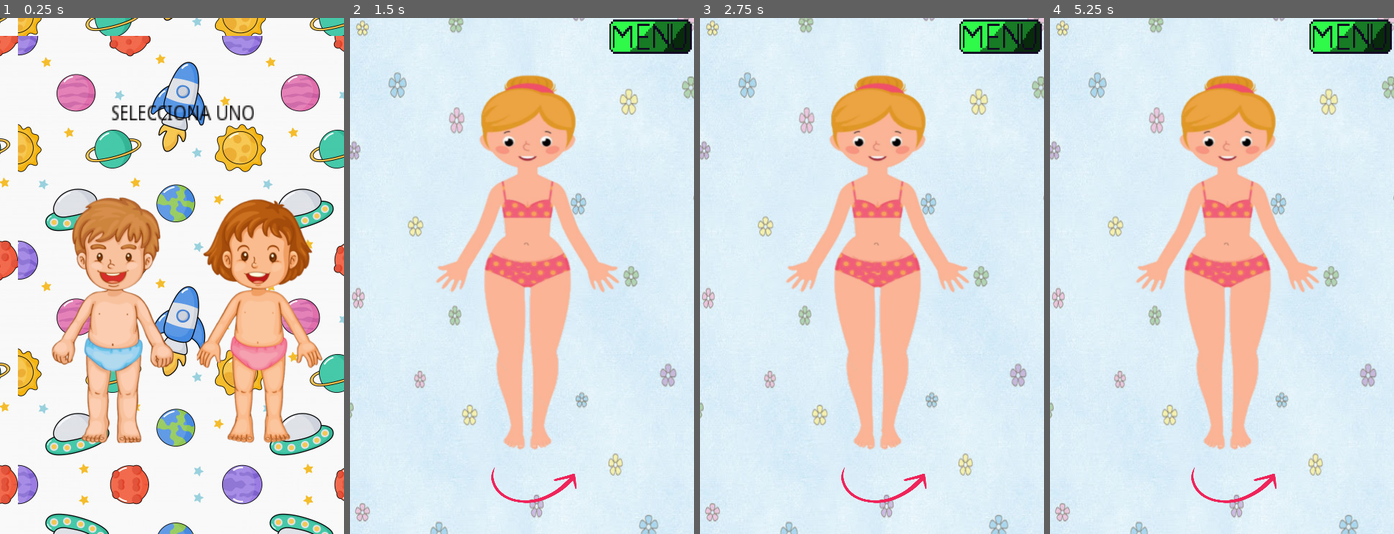
Above: before the commit, frames 1-4 (left to right).
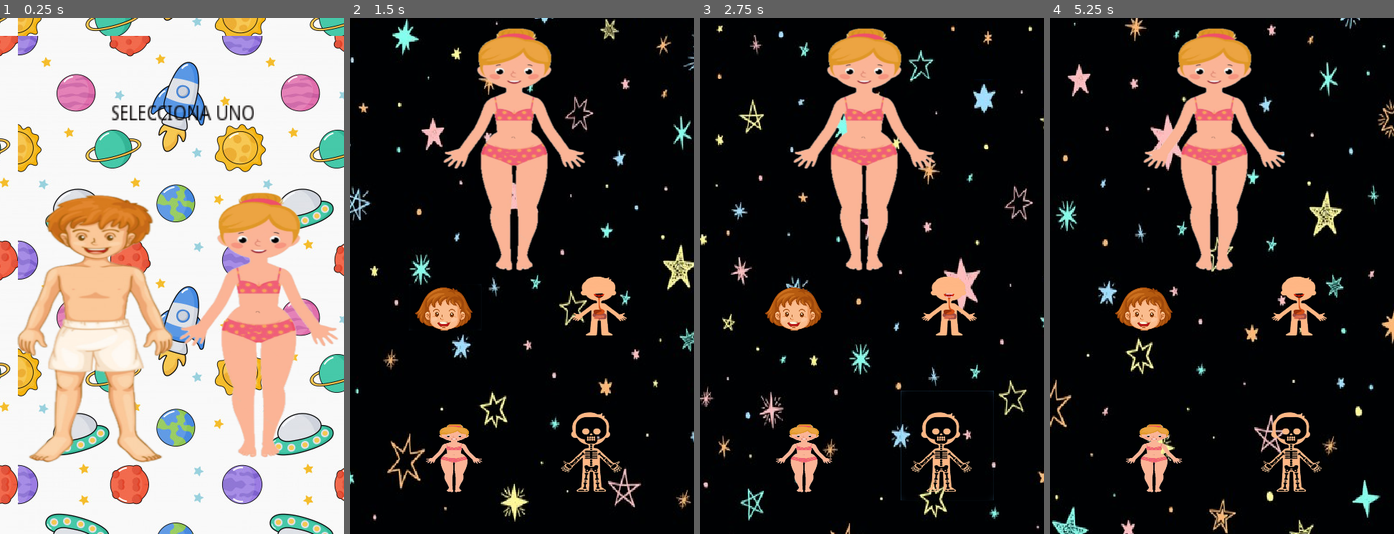
Above: after the commit, the same moments.

Repository: CristinaVinanzaca/vinculacion
Game: Godot game, scene res://Menuinicio.tscn
The game is run twice, just before and just after one commit, with the same random seed, the same clock (stepped at 60 frames per second) and the same inputs.
Inputs (mouse positions are in pixels of both pictures, inside the frame that each line leads up to; where the layout moved, square brackets give the same spot in the first picture):
- Up to frame 1 (0.25 s): no input
- Up to frame 2 (1.5 s): click (652, 322) [604, 317] at 0.5 s; click (446, 306) at 1.27 s
- Up to frame 3 (2.75 s): click (947, 446) at 2.02 s
- Up to frame 4 (5.25 s): click (1308, 312) at 2.77 s; click (1153, 456) at 3.52 s; click (1352, 38) at 4.25 s; click (1235, 167) at 5 s

The runs differ from the first frame. In frame 1, 21% of the frame differs, in the area x 5-99%, y 33-87%; in frame 2, 98%, in the area x 0-100%, y 0-100%; in frame 3, 98%; in frame 4, 98%.

Commit message:
menu de opciones
se cambio las imagens de menu de inicio
se agrego un menu de inicio
con mas imagenes

Diff:
--- /dev/null
+++ b/vinculacionppp/Menudeopciones.tscn
@@ -0,0 +1,80 @@
+[gd_scene load_steps=7 format=2]
+
+[ext_resource path="res://cuerpo (2).png" type="Texture" id=1]
+[ext_resource path="res://escenas/Fondodeestrellas.tscn" type="PackedScene" id=2]
+[ext_resource path="res://imagen/cuerposXD/niñaFrenteSF.png" type="Texture" id=3]
+[ext_resource path="res://imagen/WhatsApp_Image_2020-09-24_at_21.17.02-removebg-preview.png" type="Texture" id=4]
+[ext_resource path="res://imagen/WhatsApp_Image_2020-09-24_at_21.17.03-removebg-preview.png" type="Texture" id=5]
+[ext_resource path="res://escenas/Menudeopciones.gd" type="Script" id=6]
+
+[node name="Menudeactividades" type="Control"]
+margin_right = 483.0
+margin_bottom = 720.0
+script = ExtResource( 6 )
+__meta__ = {
+"_edit_use_anchors_": false
+}
+
+[node name="VBoxbotones" type="VBoxContainer" parent="."]
+margin_left = 18.8775
+margin_top = 22.653
+margin_right = 58.8775
+margin_bottom = 62.653
+rect_scale = Vector2( 11.1241, 16.4135 )
+__meta__ = {
+"_edit_use_anchors_": false
+}
+
+[node name="partesdecara" type="Button" parent="."]
+margin_left = 81.6427
+margin_top = 371.121
+margin_right = 491.643
+margin_bottom = 663.121
+rect_scale = Vector2( 0.247458, 0.223767 )
+icon = ExtResource( 1 )
+flat = true
+
+[node name="partesdehuesos" type="Button" parent="."]
+margin_left = 279.561
+margin_top = 519.523
+margin_right = 559.561
+margin_bottom = 908.523
+rect_scale = Vector2( 0.464719, 0.394382 )
+icon = ExtResource( 5 )
+flat = true
+__meta__ = {
+"_edit_use_anchors_": false
+}
+
+[node name="partesorganos" type="Button" parent="."]
+margin_left = 302.359
+margin_top = 354.868
+margin_right = 582.359
+margin_bottom = 732.868
+rect_scale = Vector2( 0.402916, 0.277518 )
+icon = ExtResource( 4 )
+flat = true
+
+[node name="ParallaxBackground" parent="." instance=ExtResource( 2 )]
+
+[node name="CuerpoEntero" type="Button" parent="."]
+margin_left = 99.3807
+margin_top = 561.766
+margin_right = 384.381
+margin_bottom = 1167.77
+rect_scale = Vector2( 0.326768, 0.168933 )
+icon = ExtResource( 3 )
+flat = true
+__meta__ = {
+"_edit_use_anchors_": false
+}
+
+[node name="Button" type="Button" parent="."]
+margin_left = 114.491
+margin_top = -2.24495
+margin_right = 399.491
+margin_bottom = 603.755
+rect_scale = Vector2( 0.81477, 0.600728 )
+icon = ExtResource( 3 )
+flat = true
+[connection signal="pressed" from="CuerpoEntero" to="." method="_on_CuerpoEntero_pressed"]
--- a/vinculacionppp/Menuinicio.gd
+++ b/vinculacionppp/Menuinicio.gd
@@ -8,4 +8,4 @@
 
 
 func _on_Buttoninicionia_pressed():
-	get_tree().change_scene("res://escenas/secundaria.tscn")
+	get_tree().change_scene("res://Menudeopciones.tscn")
--- a/vinculacionppp/Menuinicio.tscn
+++ b/vinculacionppp/Menuinicio.tscn
@@ -1,8 +1,8 @@
 [gd_scene load_steps=6 format=2]
 
 [ext_resource path="res://Menuinicio.gd" type="Script" id=1]
-[ext_resource path="res://imagen/MenuSinFOndo/niño.png" type="Texture" id=2]
-[ext_resource path="res://imagen/MenuSinFOndo/niña.png" type="Texture" id=3]
+[ext_resource path="res://imagen/cuerposXD/niñaFrenteSF.png" type="Texture" id=2]
+[ext_resource path="res://imagen/cuerposXD/niñoFrenteSF.png" type="Texture" id=3]
 [ext_resource path="res://ParallaxBackground.tscn" type="PackedScene" id=4]
 
 [sub_resource type="StyleBoxEmpty" id=1]
@@ -30,24 +30,24 @@
 margin_right = 362.0
 
 [node name="Buttoninicioniño" type="Button" parent="VBoxContainer/TextureButton"]
-margin_left = -34.0
-margin_top = -75.0
-margin_right = 1080.0
-margin_bottom = 1190.0
-rect_scale = Vector2( 0.455548, 0.451194 )
-icon = ExtResource( 2 )
+margin_left = -71.7977
+margin_top = -198.472
+margin_right = 1042.2
+margin_bottom = 1066.53
+rect_scale = Vector2( 1.16264, 0.669093 )
+icon = ExtResource( 3 )
 flat = true
 __meta__ = {
 "_edit_use_anchors_": false
 }
 
 [node name="Buttoninicioniña" type="Button" parent="VBoxContainer/TextureButton"]
-margin_left = 177.0
-margin_top = -21.85
-margin_right = 596.0
-margin_bottom = 1005.15
-rect_scale = Vector2( 0.448318, 0.455837 )
-icon = ExtResource( 3 )
+margin_left = 151.802
+margin_top = -120.124
+margin_right = 570.802
+margin_bottom = 906.876
+rect_scale = Vector2( 0.913323, 0.656379 )
+icon = ExtResource( 2 )
 flat = true
 __meta__ = {
 "_edit_use_anchors_": false
--- /dev/null
+++ b/vinculacionppp/escenas/Fondodeestrellas.gd
@@ -0,0 +1,6 @@
+extends ParallaxBackground
+
+var DIR = Vector2(1,1)
+var speed = 100
+func _physics_process(delta):
+	scroll_base_offset += DIR * speed * delta
--- /dev/null
+++ b/vinculacionppp/escenas/Fondodeestrellas.tscn
@@ -0,0 +1,17 @@
+[gd_scene load_steps=3 format=2]
+
+[ext_resource path="res://imagen/estrellas-colores-sobre-fondo-blanco_1110-524.jpg" type="Texture" id=1]
+[ext_resource path="res://escenas/Fondodeestrellas.gd" type="Script" id=2]
+
+[node name="ParallaxBackground" type="ParallaxBackground"]
+script = ExtResource( 2 )
+
+[node name="ParallaxLayer" type="ParallaxLayer" parent="."]
+motion_mirroring = Vector2( 3000, 3000 )
+
+[node name="Sprite" type="Sprite" parent="ParallaxLayer"]
+position = Vector2( 191.508, 267.103 )
+scale = Vector2( 1.23709, 1.60659 )
+texture = ExtResource( 1 )
+region_enabled = true
+region_rect = Rect2( 0, 0, 3000, 3000 )
--- /dev/null
+++ b/vinculacionppp/escenas/Menudeopciones.gd
@@ -0,0 +1,6 @@
+extends Control
+
+
+
+func _on_CuerpoEntero_pressed():
+	get_tree().change_scene("res://escenas/secundaria.tscn")
Binary file added: vinculacionppp/imagen/WhatsApp_Image_2020-09-24_at_18.31.46-removebg-preview.png
Not shown, added: vinculacionppp/imagen/WhatsApp_Image_2020-09-24_at_18.31.46-removebg-preview.png.import
Binary file added: vinculacionppp/imagen/WhatsApp_Image_2020-09-24_at_21.17.02-removebg-preview.png
Not shown, added: vinculacionppp/imagen/WhatsApp_Image_2020-09-24_at_21.17.02-removebg-preview.png.import
Binary file added: vinculacionppp/imagen/WhatsApp_Image_2020-09-24_at_21.17.03-removebg-preview.png
Not shown, added: vinculacionppp/imagen/WhatsApp_Image_2020-09-24_at_21.17.03-removebg-preview.png.import
Binary file added: vinculacionppp/imagen/estrellas-colores-sobre-fondo-blanco_1110-524.jpg
Not shown, added: vinculacionppp/imagen/estrellas-colores-sobre-fondo-blanco_1110-524.jpg.import
